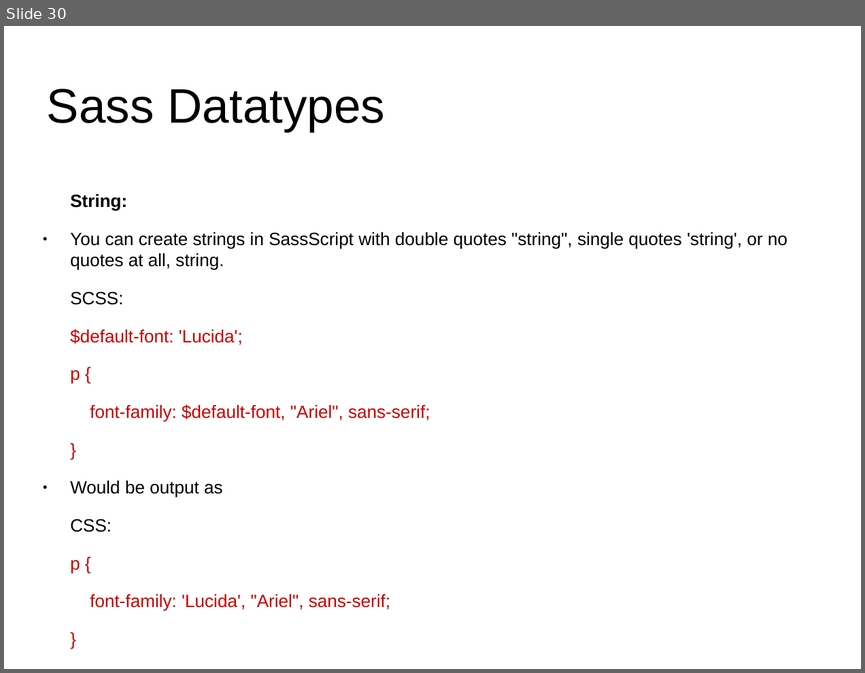
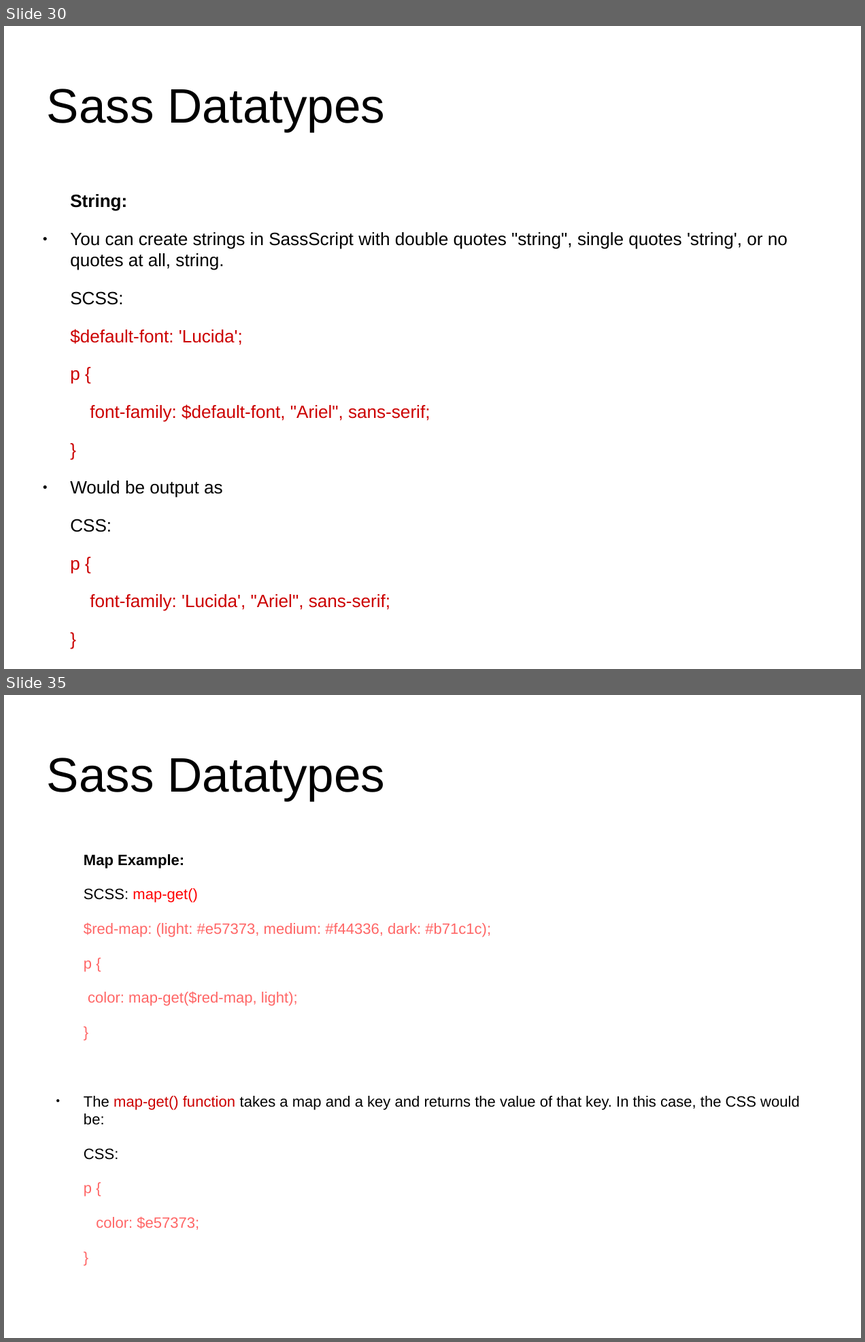
Before and after one commit to anumsh/SASS-Basics, a slide deck: SASS_basics.odp. Shown one above the other, each under a label of ours: slide 30 before the commit, slides 30 and 35 after it; the slides between them are not shown. The pictures are 865x673 and 865x1342 pixels, drawn with LibreOffice and Linux fonts; fonts in the diff are those of the drawing; background and template pictures are left out. Boxes give left, top, right and bottom in pixels: in the first picture for what was removed or moved away, otherwise in the second. Text is boxed around its words. In the diff, an @@ line names an element or a change of style, - is before the commit and + after.

Commit message:
feat: Add sass datatypes

```diff
--- a/SASS_basics.odp
+++ b/SASS_basics.odp
@@ slide 35 added at [4,695,861,1338], background #FFFFFF @@
@@ title added at [47,758,385,800], 44.8 pt, text #000000 @@
+Sass Datatypes
@@ text added at [84,854,800,1229], 13.9 pt, text #FF6666 @@
+Map Example:
+SCSS: map-get()
+$red-map: (light: #e57373, medium: #f44336, dark: #b71c1c);
+p {
+color: map-get($red-map, light);
+}
+● The map-get() function takes a map and a key and returns the value of that key. In this case, the CSS would be:
+CSS:
+p {
+color: $e57373;
+}
```
Also in this commit, not shown: 4 other slides added.
